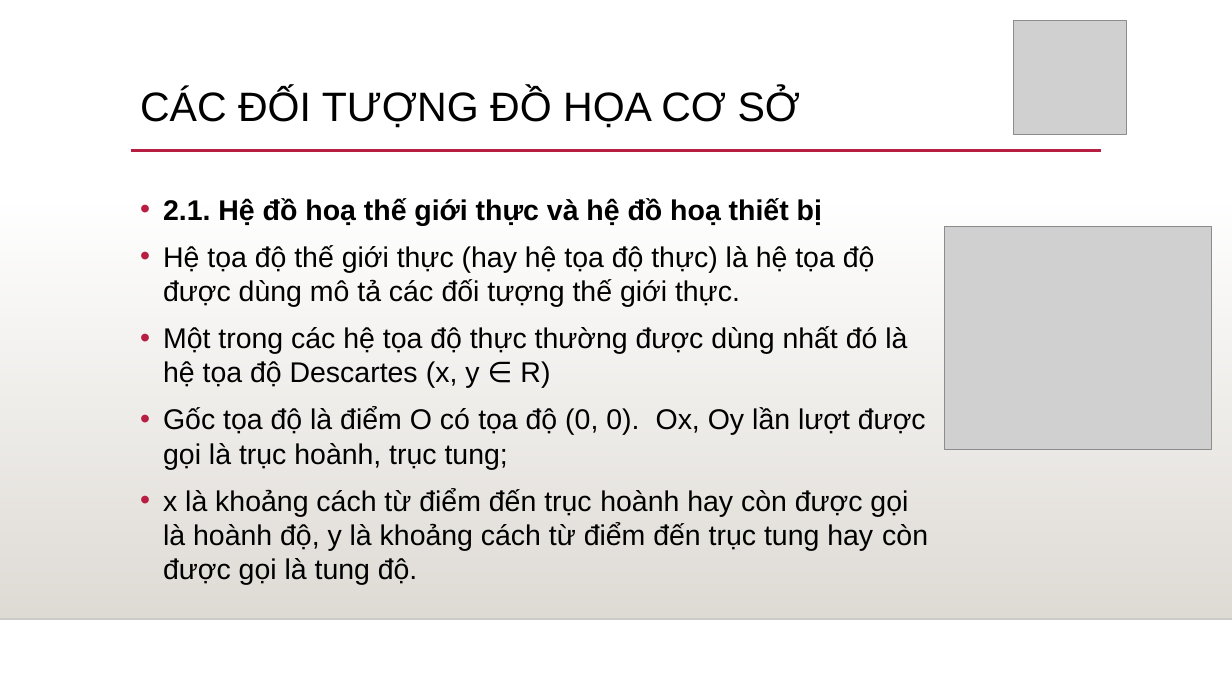
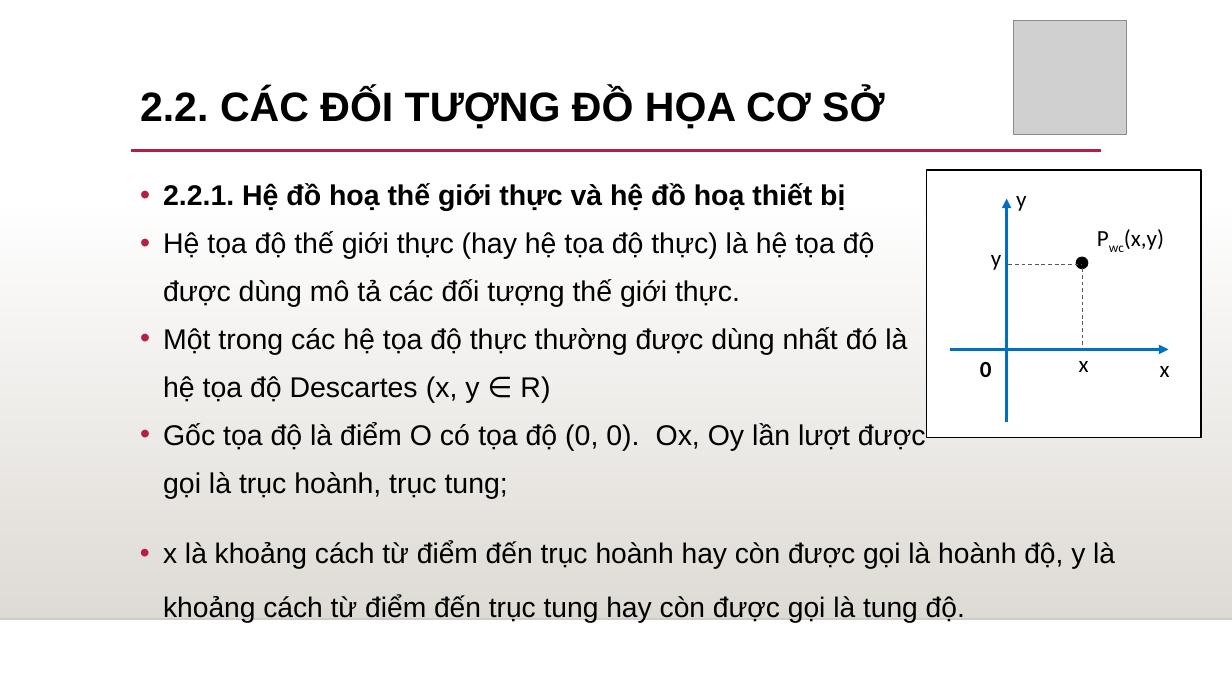
Before and after one commit to thinhdoanvu/ComputerGraphics, a slide deck: slide 4 of Chapter2.pptx. Drawn at 1232x693 pixels with LibreOffice and Linux fonts; fonts in the diff are those of the drawing; grey boxes stand for pictures; background and template pictures are left out. Boxes give left, top, right and bottom in pixels: in the first picture for what was removed or moved away, otherwise in the second. Text is boxed around its words. In the diff, an @@ line names an element or a change of style, - is before the commit and + after.

```diff
--- a/Chapter2.pptx
+++ b/Chapter2.pptx
@@ title at [140,88,884,129]: text changed; bold on @@
-CÁC ĐỐI TƯỢNG ĐỒ HỌA CƠ SỞ
+2.2. CÁC ĐỐI TƯỢNG ĐỒ HỌA CƠ SỞ
@@ text "2.2.1. Hệ đồ hoạ thế ...": place and size @@
-text "2.2.1. Hệ đồ hoạ thế ..." at [163,198,928,585]
+text "2.2.1. Hệ đồ hoạ thế ..." at [163,183,926,498]
@@ rectangle added at [927,170,1202,438], fill #FFFFFF, outline #000000 1.25 pt @@
@@ text at [163,183,845,211]: text changed @@
-• 2.1. Hệ đồ hoạ thế giới thực và hệ đồ hoạ thiết bị
+• 2.2.1. Hệ đồ hoạ thế giới thực và hệ đồ hoạ thiết bị
@@ arrow added from (1006, 422) to (1006, 199), #0070C0 2.5 pt @@
@@ text added at [1016,196,1026,211], 18 pt, text #000000 @@
+y
@@ text at [163,231,926,498]: line spacing 1 to 1.4; less space between paragraphs @@
@@ picture removed at [945,226,1212,450] @@
@@ text added at [1124,229,1164,250], 18 pt, text #000000 @@
+Pwc(x,y)
@@ text added at [991,255,1001,270], 18 pt, text #000000 @@
+y
@@ line added from (1008, 264) to (1082, 264), #595959 0.75 pt dashed @@
@@ ellipse added at [1077,258,1088,269], fill #000000, outline #000000 1.25 pt @@
@@ line added from (1082, 269) to (1082, 349), #595959 0.75 pt dashed @@
@@ arrow added from (951, 349) to (1169, 349), #0070C0 2.5 pt @@
@@ text added at [980,362,992,377], 18 pt, text #000000, bold @@
+0
@@ text added at [1079,361,1089,372], 18 pt, text #000000 @@
+x
@@ text added at [1160,366,1170,377], 18 pt, text #000000 @@
+x
@@ text at [163,488,928,585]: paragraph removed @@
-• x là khoảng cách từ điểm đến trục hoành hay còn được gọi là hoành độ, y là khoảng cách từ điểm đến trục tung hay còn được gọi là tung độ.
@@ text added at [163,541,1115,623], 22 pt, text #000000 @@
+• x là khoảng cách từ điểm đến trục hoành hay còn được gọi là hoành độ, y là khoảng cách từ điểm đến trục tung hay còn được gọi là tung độ.
```
Also in this commit, not shown: 29 other slides changed, 40 slides added, 1 slide removed, 1 other file.
